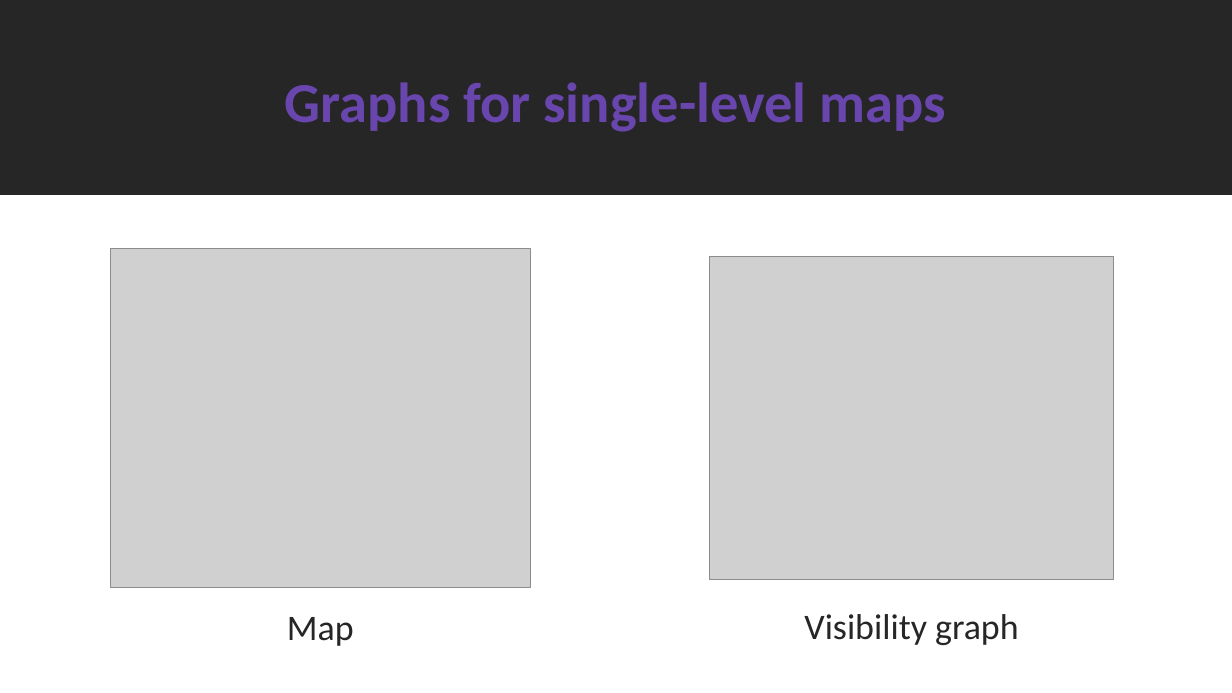
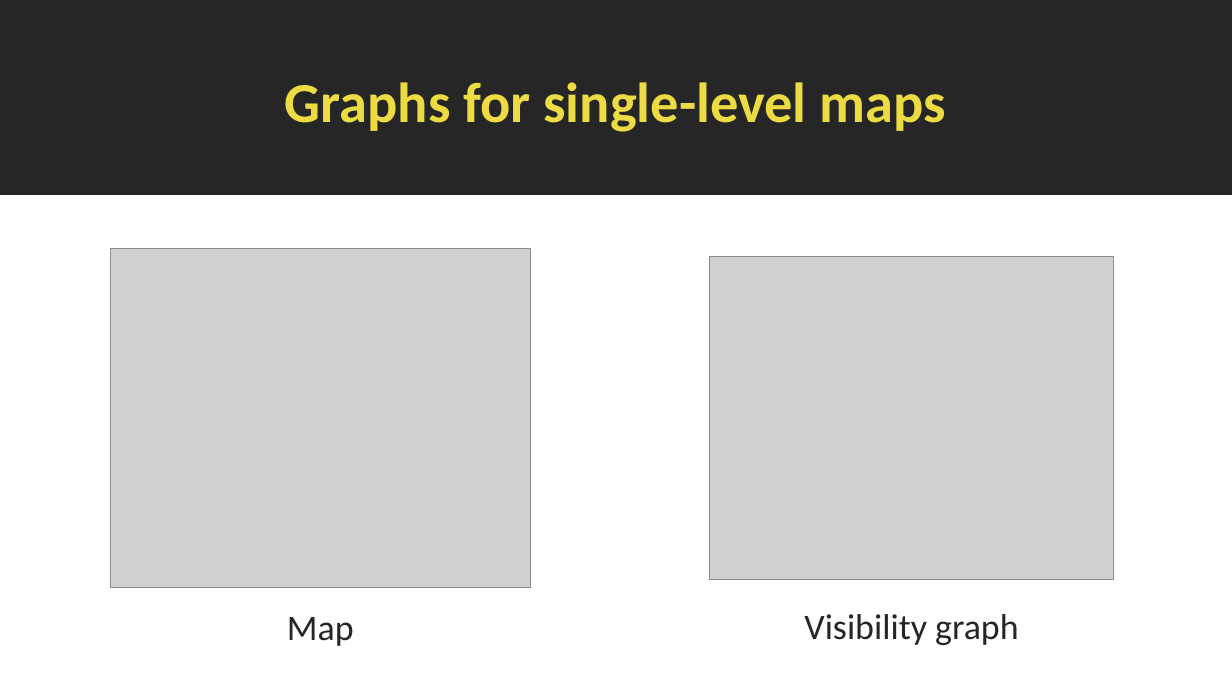
Before and after one commit to SimoDedo/ProjectArena, a slide deck: slide 12 of Presentation/An Online Framework for User-Based Analysis of Maps in First Person Shooters.pptx (slide 11 before the commit). Drawn at 1232x693 pixels with LibreOffice and Linux fonts; fonts in the diff are those of the drawing; grey boxes stand for pictures. Boxes give left, top, right and bottom in pixels: in the first picture for what was removed or moved away, otherwise in the second. Text is boxed around its words. In the diff, an @@ line names an element or a change of style, - is before the commit and + after.

```diff
--- a/Presentation/An Online Framework for User-Based Analysis of Maps in First Person Shooters.pptx
+++ b/Presentation/An Online Framework for User-Based Analysis of Maps in First Person Shooters.pptx
@@ title "Graphs for single-level maps" at box(285, 82, 946, 132): text colour #6946AE to #ECDB43 @@
```
Also in this commit, not shown: 15 other slides changed, 3 slides added, 3 slides removed, 6 other files.
